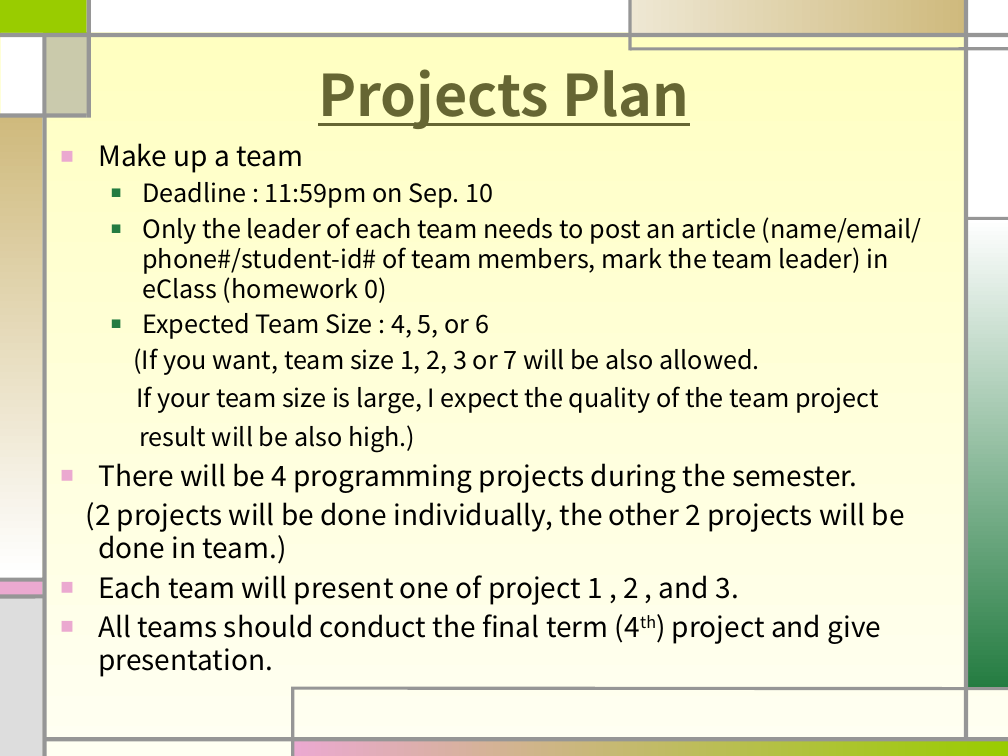
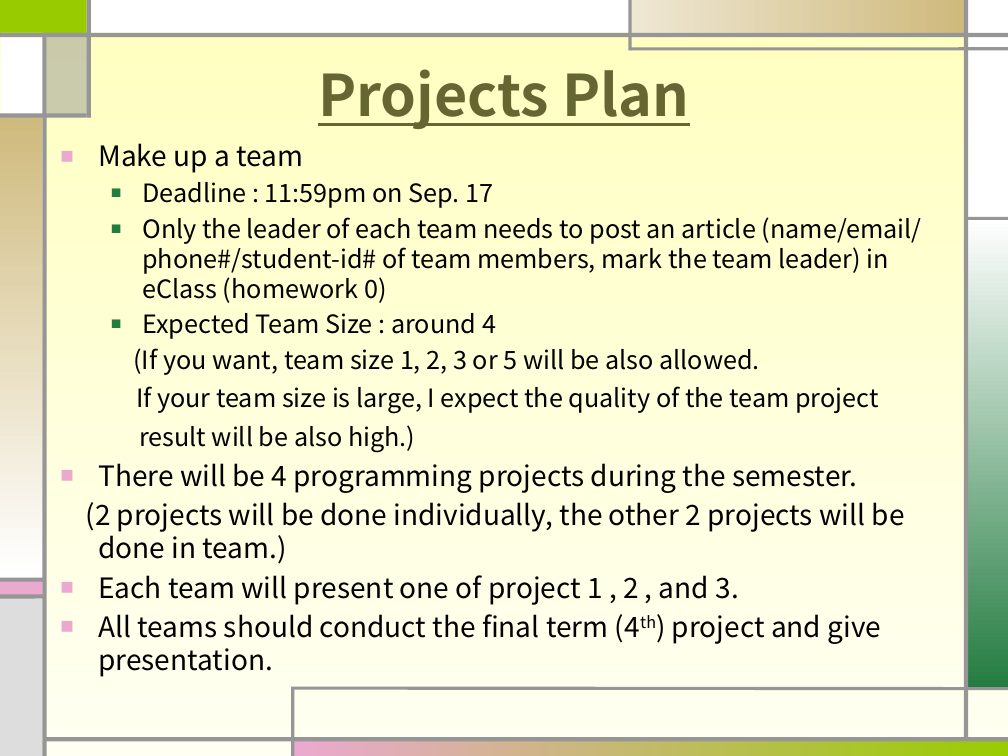
Before and after one commit to sohnbong/object26, a slide deck: slide 11 of OOP01.pptx. Drawn at 1008x756 pixels with LibreOffice and Linux fonts; fonts in the diff are those of the drawing. Boxes give left, top, right and bottom in pixels: in the first picture for what was removed or moved away, otherwise in the second. Text is boxed around its words. In the diff, an @@ line names an element or a change of style, - is before the commit and + after.

```diff
--- a/OOP01.pptx
+++ b/OOP01.pptx
@@ text at (142, 182, 493, 208): text changed @@
-  ■ Deadline : 11:59pm on Sep. 10
+  ■ Deadline : 11:59pm on Sep. 17
@@ text at (133, 313, 759, 375): text changed @@
-  ■ Expected Team Size : 4, 5, or 6
-  (If you want, team size 1, 2, 3 or 7 will be also allowed.
+  ■ Expected Team Size : around 4
+  (If you want, team size 1, 2, 3 or 5 will be also allowed.
```
Also in this commit, not shown: 1 other slide changed.
